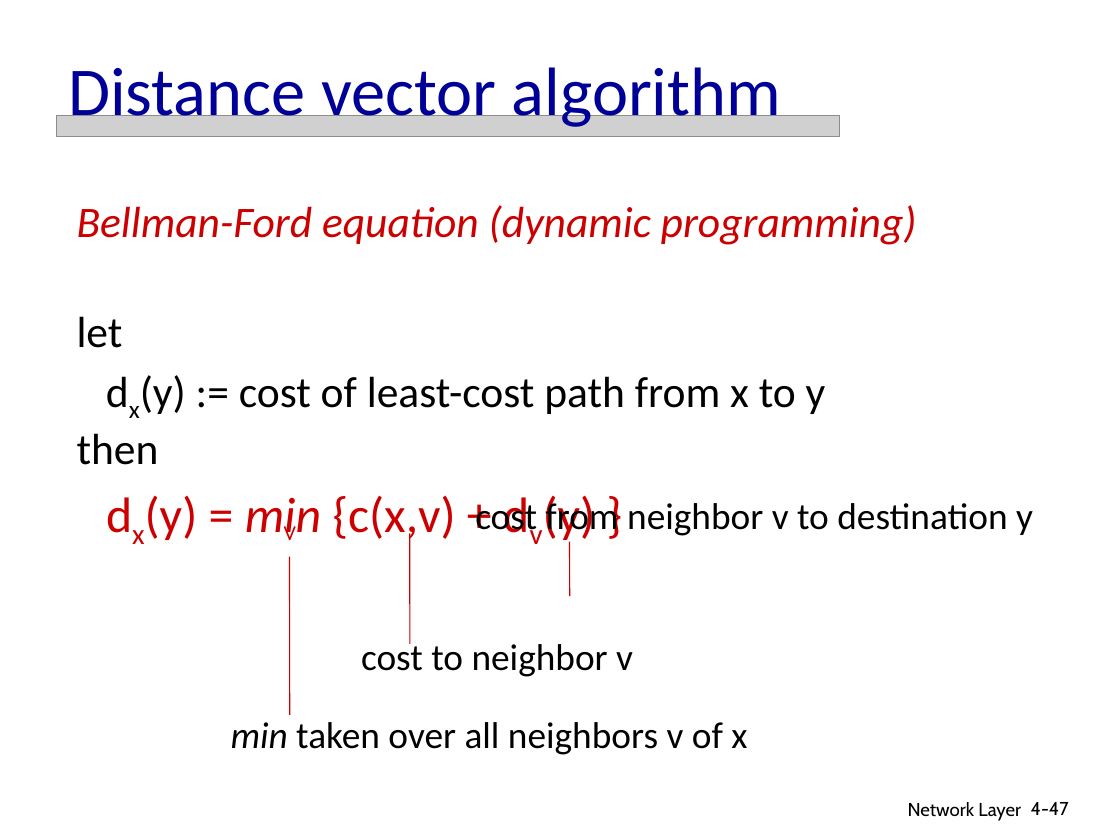
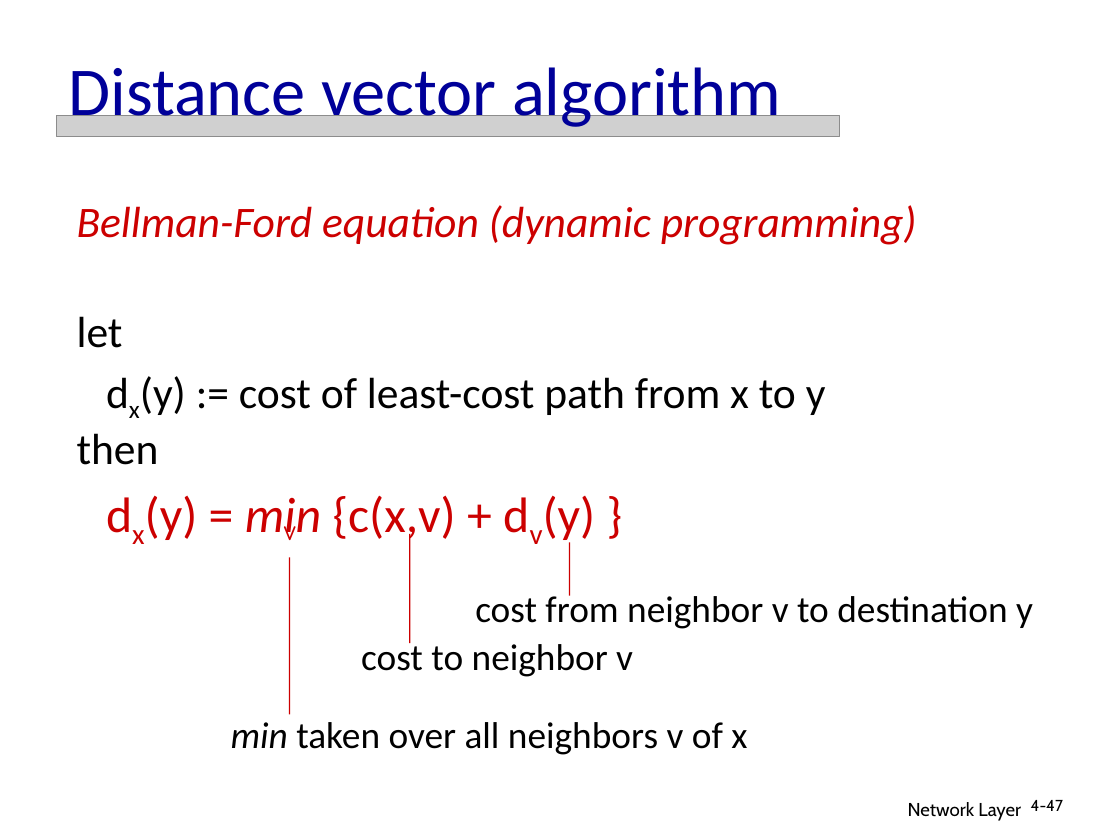
Before and after one commit to tomMoulard/PersonalSite, a slide deck: slide 47 of Main/assignment/network/Lecture_11_Ch04_Network_3.ppt. Drawn at 1120x840 pixels with LibreOffice and Linux fonts; fonts in the diff are those of the drawing; grey boxes stand for pictures. Boxes give left, top, right and bottom in pixels: in the first picture for what was removed or moved away, otherwise in the second. Text is boxed around its words. In the diff, an @@ line names an element or a change of style, - is before the commit and + after.

```diff
--- a/Main/assignment/network/Lecture_11_Ch04_Network_3.ppt
+++ b/Main/assignment/network/Lecture_11_Ch04_Network_3.ppt
@@ text "Bellman-Ford equation (dynamic programming)" at (77, 205, 917, 544): indent changed @@
@@ text "cost from neighbor v to ...": place and size @@
-text "cost from neighbor v to ..." at (475, 498, 1033, 539)
+text "cost from neighbor v to ..." at (475, 591, 1033, 629)
@@ page number at (1031, 800, 1063, 811): size 12 to 10.2 pt; line spacing 1 to 0.9 @@
```
Also in this commit, not shown: 55 other slides changed, 37 other files.
